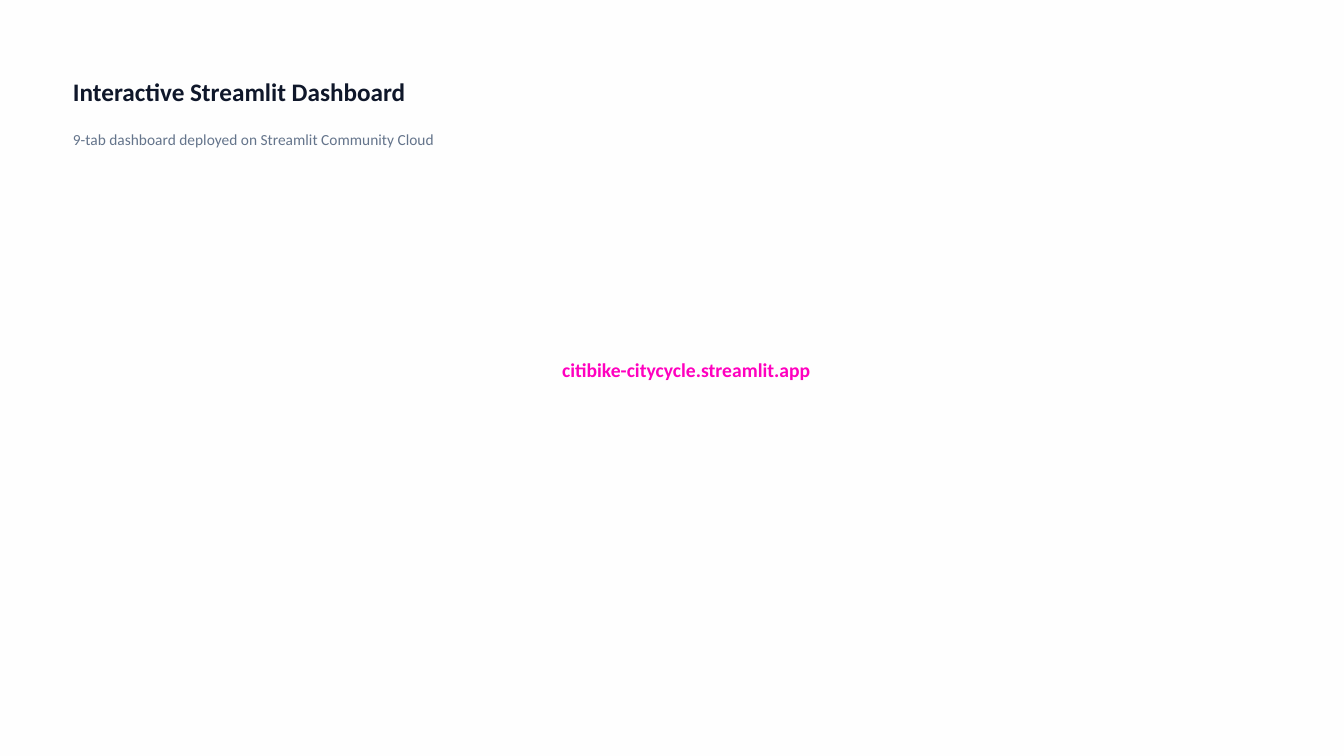
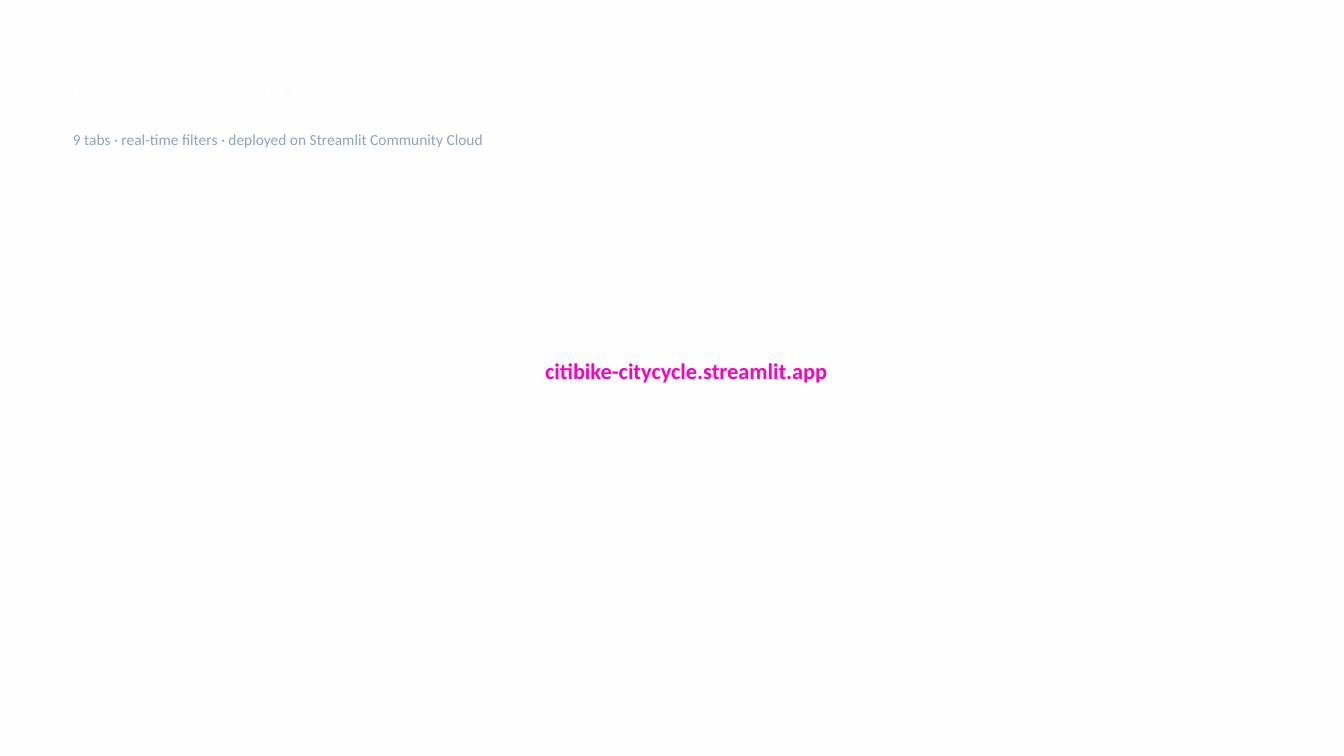
Before and after one commit to jingwenr2/citibike, a slide deck: slide 10 of report/CitiBike_Capstone_Final.pptx. Drawn at 1344x756 pixels with LibreOffice and Linux fonts; fonts in the diff are those of the drawing. Boxes give left, top, right and bottom in pixels: in the first picture for what was removed or moved away, otherwise in the second. Text is boxed around its words. In the diff, an @@ line names an element or a change of style, - is before the commit and + after.

```diff
--- a/report/CitiBike_Capstone_Final.pptx
+++ b/report/CitiBike_Capstone_Final.pptx
@@ text removed at box(73, 83, 405, 102) @@
-Interactive Streamlit Dashboard
@@ text at box(73, 134, 483, 148): text changed; text colour #64748B to #94A3B8 @@
-9-tab dashboard deployed on Streamlit Community Cloud
+9 tabs · real-time filters · deployed on Streamlit Community Cloud
@@ text "citibike-citycycle.streamlit.app" at box(545, 363, 827, 383): size 14 to 16 pt @@
```
Also in this commit, not shown: 16 other slides changed, 2 other files.
